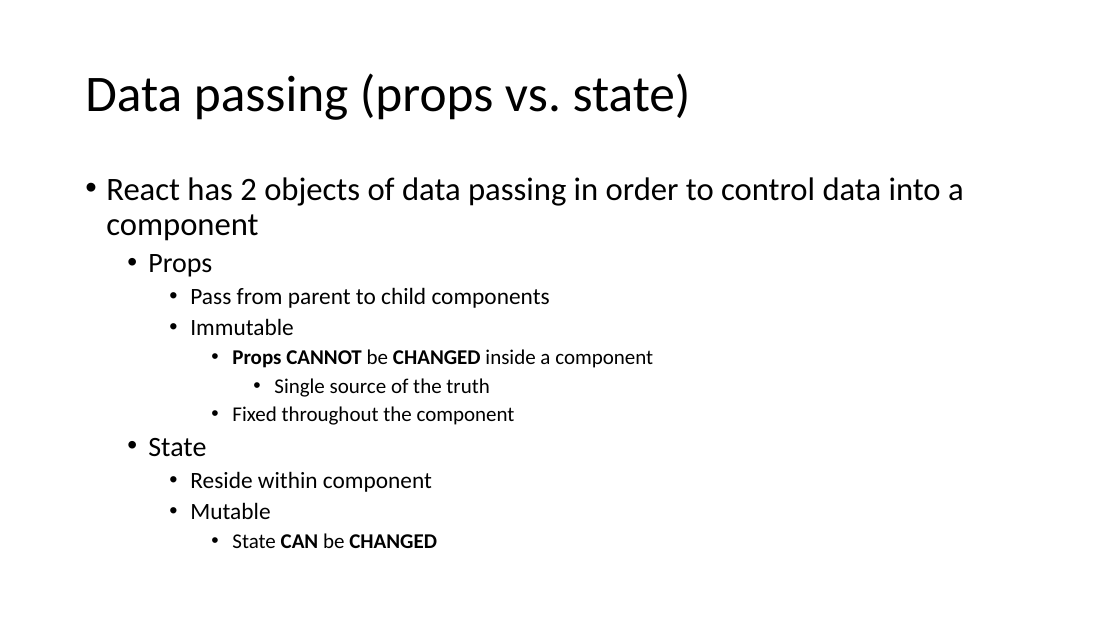
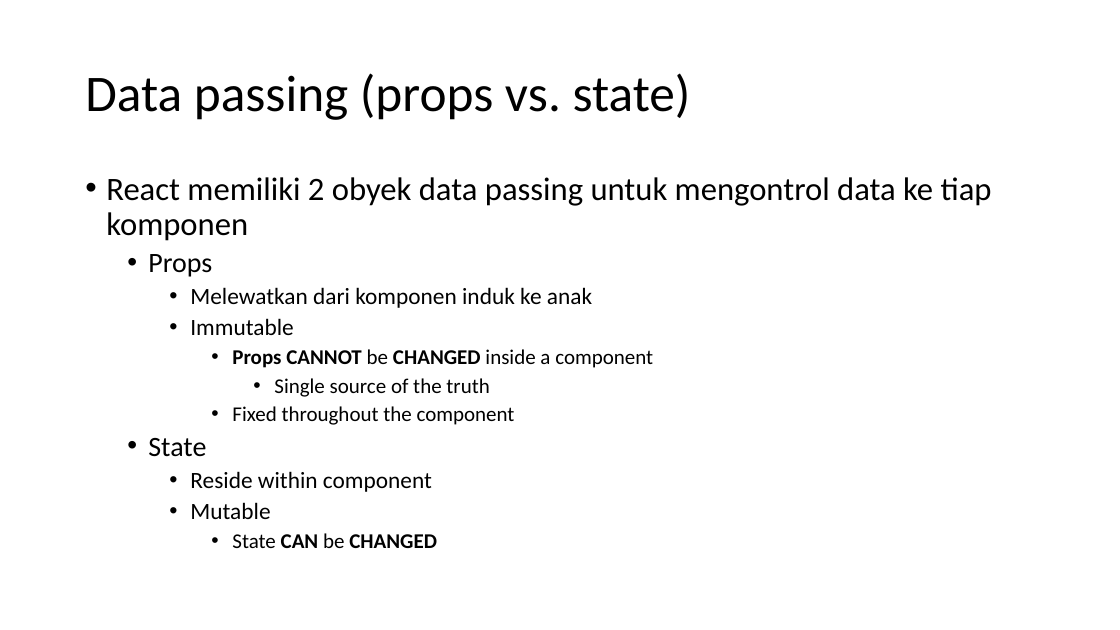
Before and after one commit to samwildan/react-heroku-firebase, a slide deck: slide 13 of materi/Web-React-Heroku_firebase.pptx (slide 12 before the commit). Drawn at 1120x630 pixels with LibreOffice and Linux fonts; fonts in the diff are those of the drawing. Boxes give left, top, right and bottom in pixels: in the first picture for what was removed or moved away, otherwise in the second. Text is boxed around its words. In the diff, an @@ line names an element or a change of style, - is before the commit and + after.

```diff
--- a/materi/Web-React-Heroku_firebase.pptx
+++ b/materi/Web-React-Heroku_firebase.pptx
@@ text at (106, 177, 992, 241): text changed @@
-• React has 2 objects of data passing in order to control data into a component
+• React memiliki 2 obyek data passing untuk mengontrol data ke tiap komponen
@@ text at (190, 287, 592, 308): text changed @@
-    • Pass from parent to child components
+    • Melewatkan dari komponen induk ke anak
```
Also in this commit, not shown: 8 other slides changed, 2 slides added.
